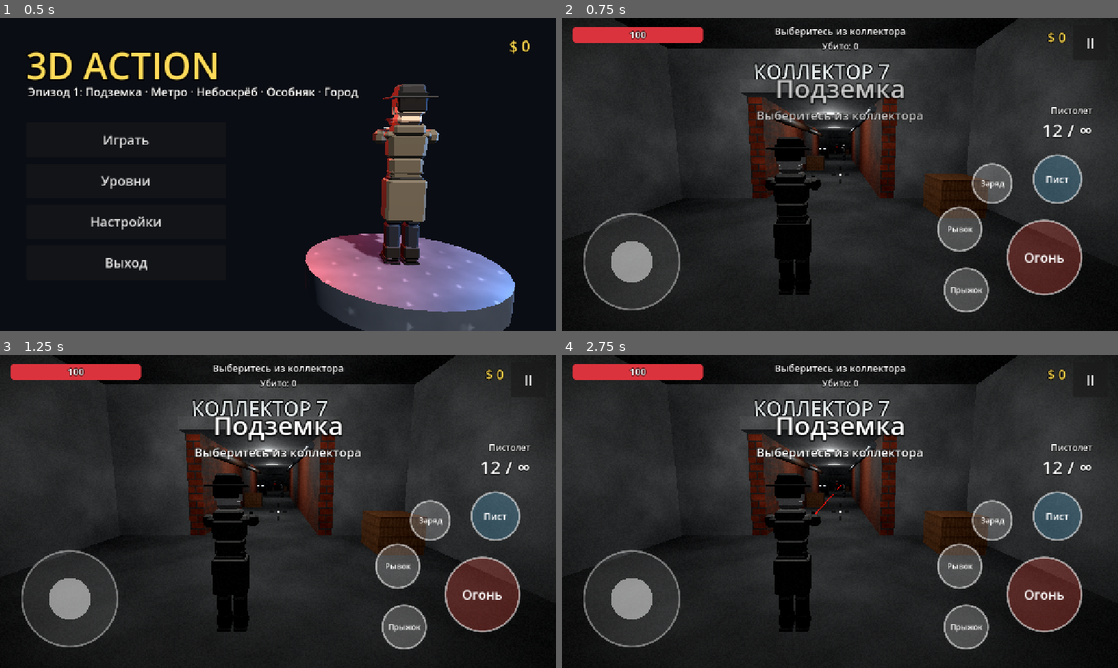
Above: before the commit, frames 1-4 (two rows, left to right).
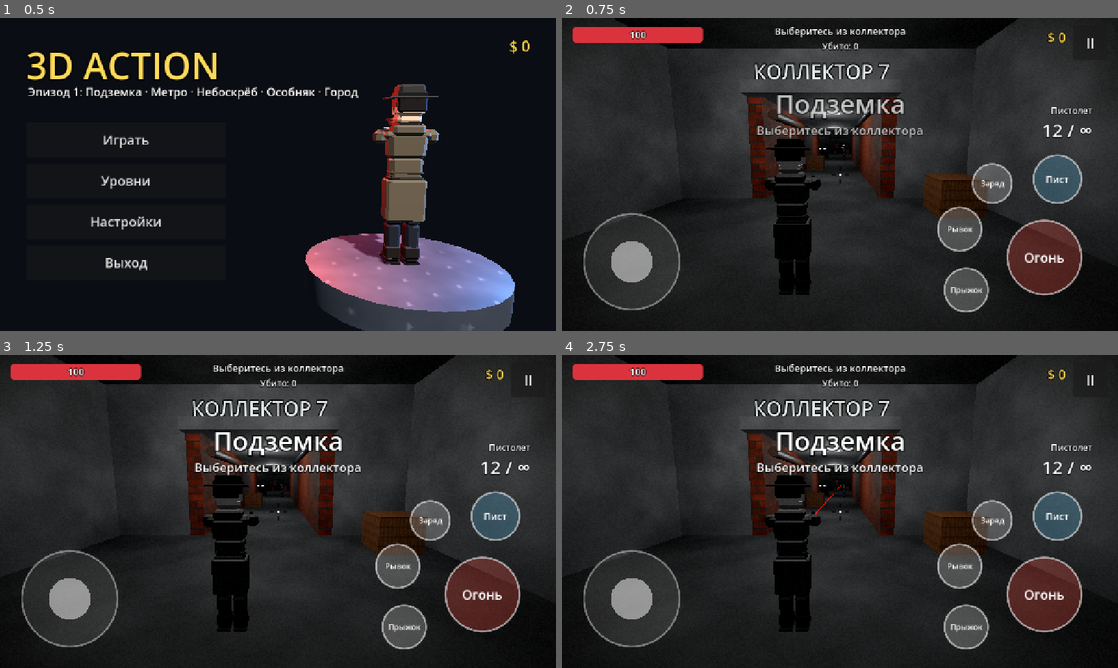
Above: after the commit, the same moments.

Repository: alex07081984/3dAction
Game: Godot game, scene res://scenes/main_menu.tscn
The game is run twice, just before and just after one commit, with the same random seed, the same clock (stepped at 60 frames per second) and the same inputs.
Inputs:
- Up to frame 1 (0.5 s): no input
- Up to frame 2 (0.75 s): click "Играть" at 0.5 s
- Up to frame 3 (1.25 s): no input
- Up to frame 4 (2.75 s): click "II" at 1.25 s; click "Начать уровень заново" at 2 s

Frame 1 is identical in both runs. In frame 2, 2.4% of the frame differs, in the area x 35-65%, y 19-39%; in frame 3, 2.6%; in frame 4, 2.6%.

Commit message:
Bump version to 0.4.0, update README, move HUD messages below the boss bar
Co-Authored-By: Claude Opus 5.5 <noreply@anthropic.com>
Claude-Session: https://claude.ai/code/session_01GBpGXBDozxNLXsHFat9gsS

Diff:
--- a/project.godot
+++ b/project.godot
@@ -12,7 +12,7 @@
 
 config/name="3D Action"
 config/description="Мобильный шутер от третьего лица на Godot 4 (GDScript)."
-config/version="0.3.0"
+config/version="0.4.0"
 run/main_scene="res://scenes/main_menu.tscn"
 config/quit_on_go_back=false
 config/features=PackedStringArray("4.4", "GL Compatibility")
--- a/ui/hud.tscn
+++ b/ui/hud.tscn
@@ -460,9 +460,9 @@
 grow_horizontal = 2
 grow_vertical = 2
 offset_left = -500.0
-offset_top = -240.0
+offset_top = -205.0
 offset_right = 500.0
-offset_bottom = -160.0
+offset_bottom = -125.0
 theme_override_constants/outline_size = 12
 theme_override_font_sizes/font_size = 60
 horizontal_alignment = 1
@@ -479,9 +479,9 @@
 grow_horizontal = 2
 grow_vertical = 2
 offset_left = -500.0
-offset_top = -160.0
+offset_top = -125.0
 offset_right = 500.0
-offset_bottom = -116.0
+offset_bottom = -81.0
 theme_override_font_sizes/font_size = 28
 horizontal_alignment = 1
 vertical_alignment = 1
Not shown, changed: README.md
